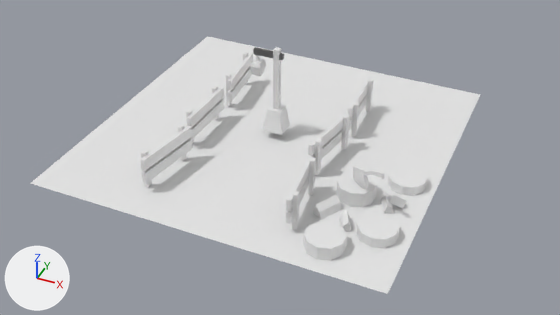
What one commit did to the Blender file chapter_06_portal_scene/portal.blend.
Both versions are drawn from the file's camera 'Camera'. Every picture has the same lights, and +X, +Y and +Z are marked at lower left.
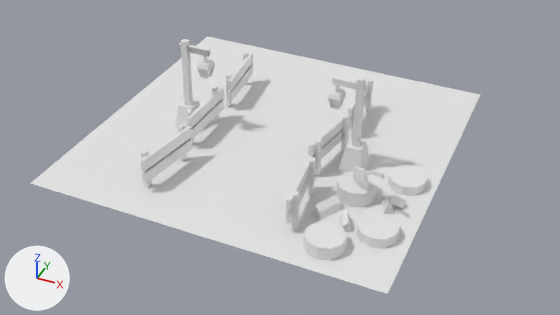
Edits to the bpy script that builds the scene:
```text
Add me_cube_011:
    me_cube_011.from_pydata([(0.8, 0.99, 0.02), (-0.8, 0.99, 0.02), (-0.8, -0.99, 0.02), (0.8, -0.99, 0.02), (-1.37, -1.71, 2.66), (-0.89, -1.16, 0.16), (1.37, -1.71, 2.66), (0.89, -1.16, 0.16), (1.44, 1.63, 2.64), (0.96, 1.08, 0.15), (0.96, -1.08, 0.15), (1.44, -1.63, 2.64), (-1.37, 1.71, 2.66), (-0.89, 1.16, 0.16), (0.89, 1.16, 0.16), (1.37, 1.71, 2.66), (-1.44, -1.63, 2.64), (-0.96, -1.08, 0.15), (-0.96, 1.08, 0.15), (-1.44, 1.63, 2.64)], [], [(1, 0, 3, 2), (4, 5, 7, 6), (9, 8, 11, 10), (13, 12, 15, 14), (17, 16, 19, 18)])
Change ob_cube_008:
    ob_cube_008.location: (0.0, 0.0, 0.208) -> (1.048, -0.228, 0.119)
    ob_cube_008.scale: (0.204, 0.204, 0.204) -> (0.221, 0.221, 0.221)
Change ob_cube_009:
    ob_cube_009.location: (0.0, 0.0, 0.403) -> (1.048, -0.228, 0.33)
    ob_cube_009.scale: (0.0336, 0.0336, 0.0336) -> (0.0364, 0.0364, 0.0364)
Change ob_cube_010:
    ob_cube_010.location: (-0.234, -0.002, 0.772) -> (0.794, -0.23, 0.73)
    ob_cube_010.scale: (0.0336, 0.0336, 0.0336) -> (0.0364, 0.0364, 0.0364)
Add ob_cube_015:
    ob_cube_015 = bpy.data.objects.new('Cube.015', me_cube_011)
    ob_cube_015.location = (-0.775, -0.228, 0.73)
    ob_cube_015.rotation_euler = (0.0, 0.0, -3.142)  # degrees (0, 0, -180)
    ob_cube_015.scale = (0.0364, 0.0364, 0.0364)
Add ob_cube_014:
    ob_cube_014 = bpy.data.objects.new('Cube.014', me_cube_010)
    ob_cube_014.location = (-0.775, -0.228, 0.73)
    ob_cube_014.rotation_euler = (0.0, 0.0, -3.142)  # degrees (0, 0, -180)
    ob_cube_014.scale = (0.0364, 0.0364, 0.0364)
Add ob_cube_013:
    ob_cube_013 = bpy.data.objects.new('Cube.013', me_cube_009)
    ob_cube_013.location = (-1.028, -0.23, 0.33)
    ob_cube_013.rotation_euler = (0.0, 0.0, -3.142)  # degrees (0, 0, -180)
    ob_cube_013.scale = (0.0364, 0.0364, 0.0364)
Add ob_cube_012:
    ob_cube_012 = bpy.data.objects.new('Cube.012', me_cube_008)
    ob_cube_012.location = (-1.028, -0.23, 0.119)
    ob_cube_012.rotation_euler = (0.0, 0.0, -3.142)  # degrees (0, 0, -180)
    ob_cube_012.scale = (0.221, 0.221, 0.221)
```

What differs and where, as boxes [x1, y1, x2, y2] in the pictures (560 x 315 px):
'Cube.009', moved, rescaled (19% wider, 12% taller): before [253, 47, 284, 110]; after [332, 76, 369, 147]
'Cube.008', moved, rescaled: before [263, 104, 290, 135]; after [339, 139, 369, 172]
'Cube.013', added: after [178, 39, 211, 105]
'Cube.010', moved, rescaled (12% wider, 16% taller): before [250, 58, 266, 76]; after [328, 88, 346, 109]
'Cube.012', added: after [175, 100, 200, 128]
'Cube.014', added: after [197, 59, 215, 79]
'Cube.015', added: after [200, 69, 212, 76]
